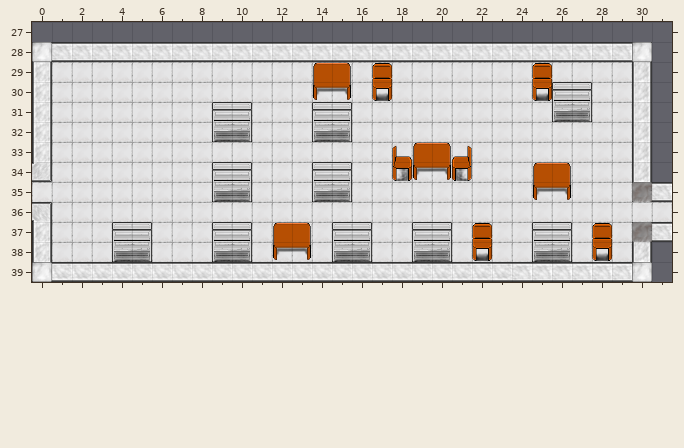
Level history. Tiled map: assets/tilemaps/level2.tmx. Above: the version before the commit.
Cells are 32x32 px. Shown: x 0..31, y 27..39.
And afterwards:
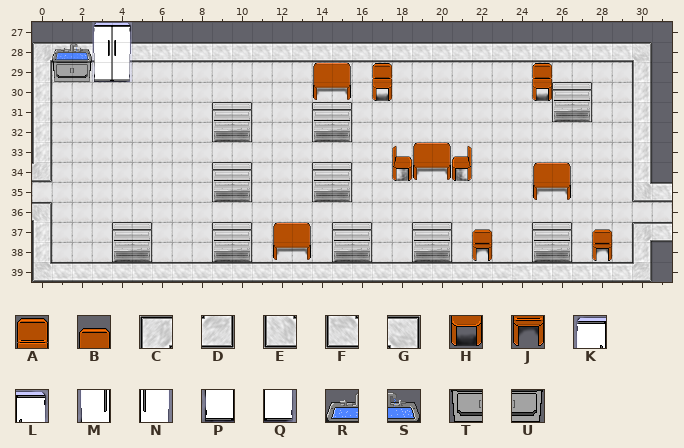
Key: from "newTileset": A 8, B 9, C 21, D 21 flipped on the other diagonal, E 21 flipped up-down, F 21 turned 270, G 21 turned 90, H 28, J 29, K 62, L 63, M 82, N 83, P 102, Q 103, R 106, S 107, T 108, U 109.
_ is an empty cell.
Change:
Layer "World":
The author put tile T in row 29 at x 1.
The author put tile U in row 29 at x 2.
Layer "Above Player":
Tile A becomes tile B in row 37 at x 22 and 28.
The author put tile C in row 28 at x 0; in row 37 at x 30.
The author put tile D in row 39 at x 30.
The author put tile E in row 35 at x 30.
The author put tile F in row 39 at x 0.
The author put tile G in row 28 at x 30.
Tile H becomes tile J in row 38 at x 22 and 28.
The author put tile K in row 27 at x 3.
The author put tile L in row 27 at x 4.
The author put tile M in row 28 at x 3.
The author put tile N in row 28 at x 4.
The author put tile P in row 29 at x 3.
The author put tile Q in row 29 at x 4.
The author put tile R in row 28 at x 1.
The author put tile S in row 28 at x 2.
